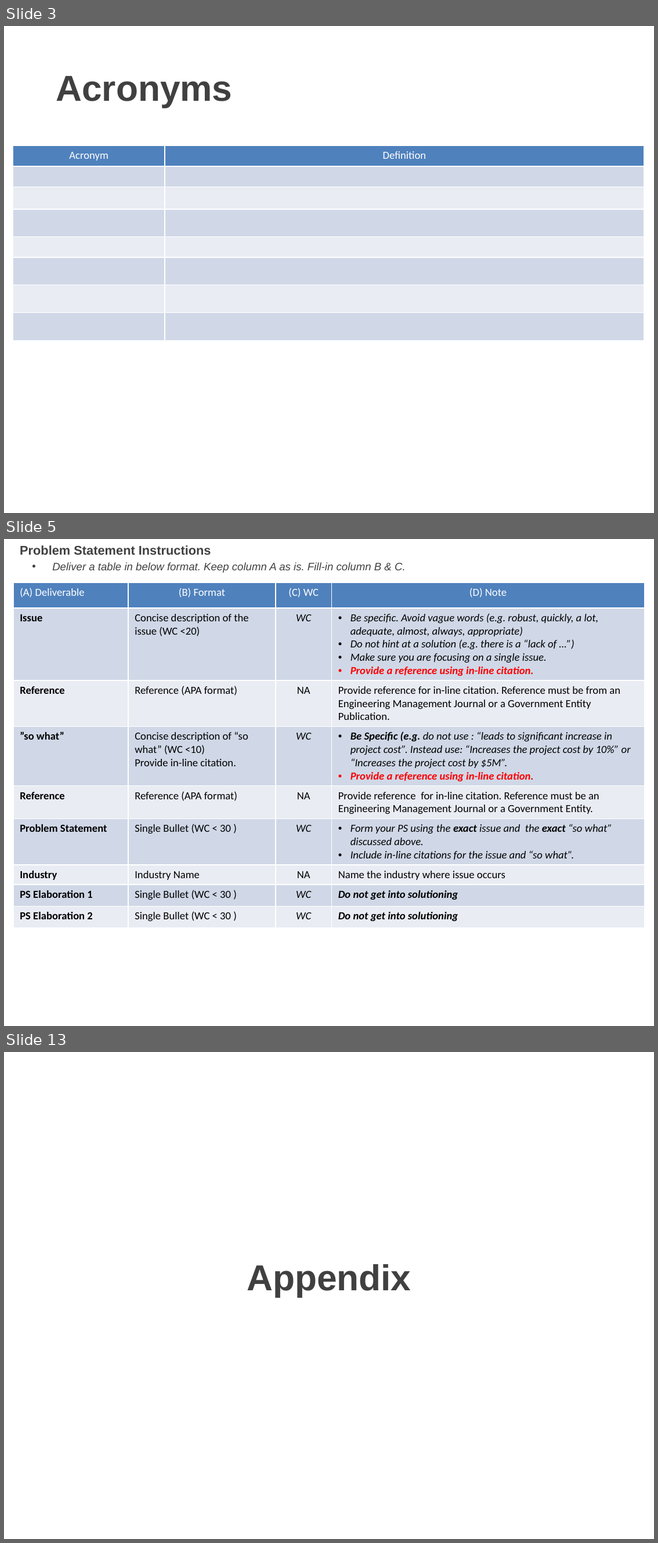
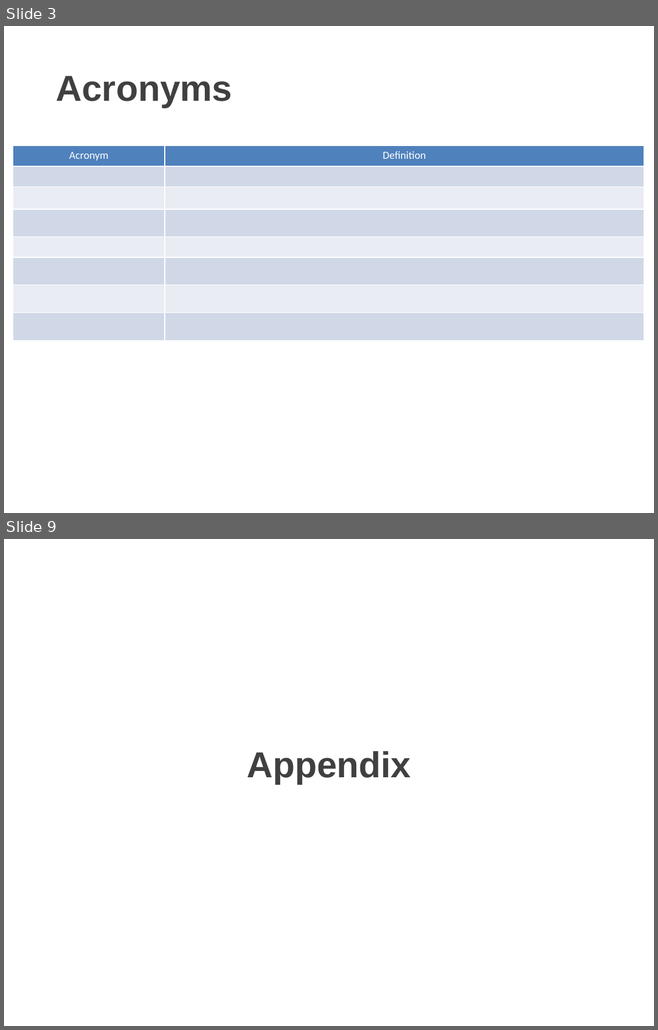
Before and after one commit to OwlSaver/GWU, a slide deck: SEAS 8599/Lecture 02/Wacey_Michael_HW#2_SEAS_8599_DA2.pptx. Shown one above the other, each under a label of ours: slides 3, 5 and 13 before the commit, slides 3 and 9 after it; the slides between them are not shown. The pictures are 658x1543 and 658x1030 pixels, drawn with LibreOffice and Linux fonts; fonts in the diff are those of the drawing; background and template pictures are left out. Boxes give left, top, right and bottom in pixels: in the first picture for what was removed or moved away, otherwise in the second. Text is boxed around its words. In the diff, an @@ line names an element or a change of style, - is before the commit and + after.

```diff
--- a/SEAS 8599/Lecture 02/Wacey_Michael_HW#2_SEAS_8599_DA2.pptx
+++ b/SEAS 8599/Lecture 02/Wacey_Michael_HW#2_SEAS_8599_DA2.pptx
@@ slide 5 removed at <box>4,539,654,1026</box>, background picture (left out) @@
@@ title removed at <box>20,545,211,555</box> @@
-Problem Statement Instructions
@@ text removed at <box>52,562,405,573</box> @@
-• Deliver a table in below format. Keep column A as is. Fill-in column B & C.
@@ table removed at <box>13,583,644,924</box>, 9 rows, 4 columns @@
-(A) Deliverable | (B) Format | (C) WC | (D) Note
-Issue | Concise description of the issue (WC <20) | WC | Be specific. Avoid vague words (e.g. robust, quickly, a lot, adequate, almost, always, appropriate) / Do not hint at a solution (e.g. there is a “lack of …”) / Make sure you are focusing on a single issue. / Provide a reference using in-line citation.
-Reference | Reference (APA format) | NA | Provide reference for in-line citation. Reference must be from an Engineering Management Journal or a Government Entity Publication.
-”so what” | Concise description of “so what” (WC <10) / Provide in-line citation. | WC | Be Specific (e.g. do not use : “leads to significant increase in project cost”. Instead use: “Increases the project cost by 10%” or “Increases the project cost by $5M”. / Provide a reference using in-line citation.
-Reference | Reference (APA format) | NA | Provide reference for in-line citation. Reference must be an Engineering Management Journal or a Government Entity.
-Problem Statement | Single Bullet (WC < 30 ) | WC | Form your PS using the exact issue and the exact “so what” discussed above. / Include in-line citations for the issue and “so what”.
-Industry | Industry Name | NA | Name the industry where issue occurs
-PS Elaboration 1 | Single Bullet (WC < 30 ) | WC | Do not get into solutioning
-PS Elaboration 2 | Single Bullet (WC < 30 ) | WC | Do not get into solutioning
@@ what was slide 13 is now slide 9 @@
```
Also in this commit, not shown: 2 slides changed, 5 slides added, 8 other slides removed, 44 other files.
